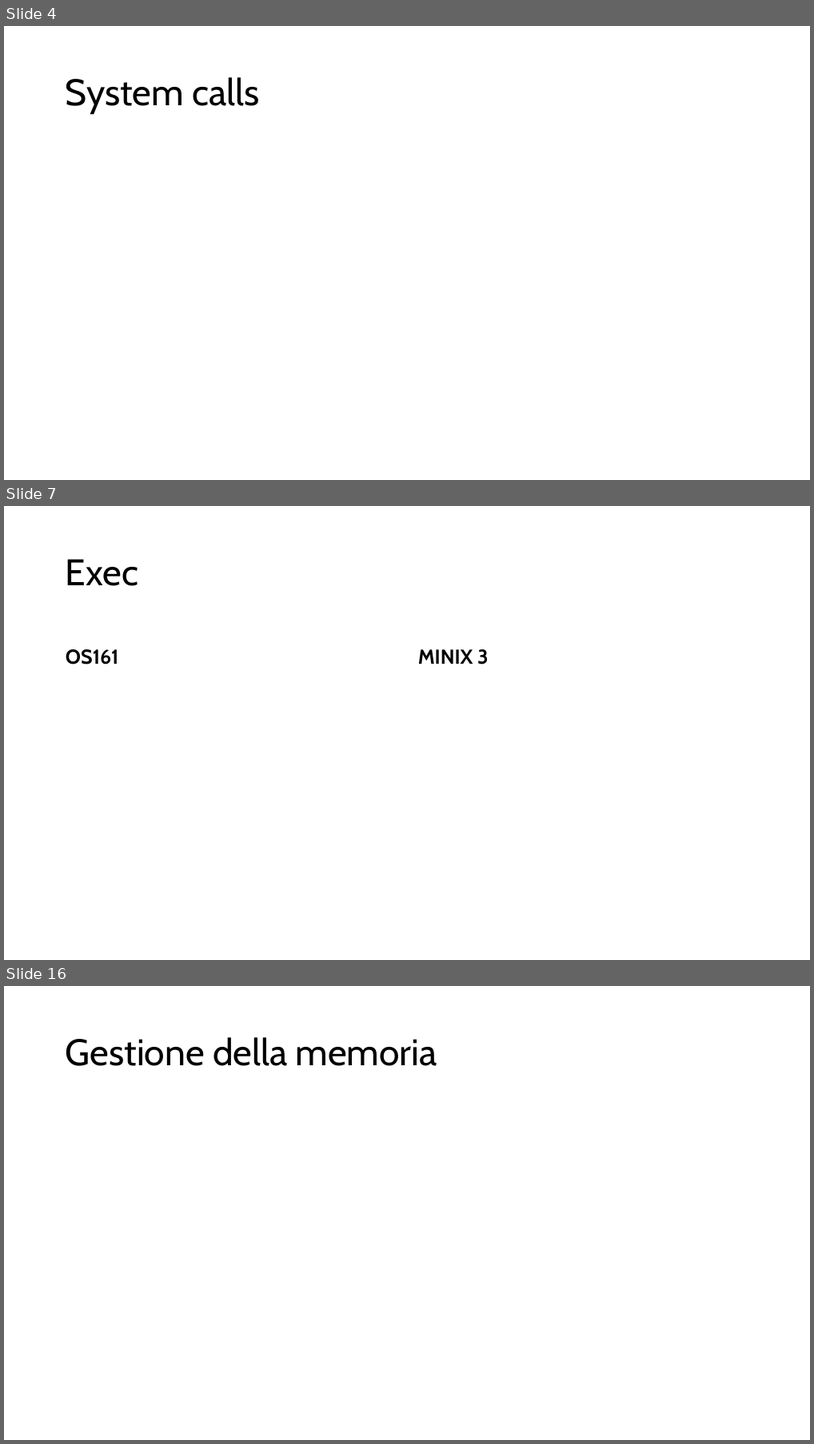
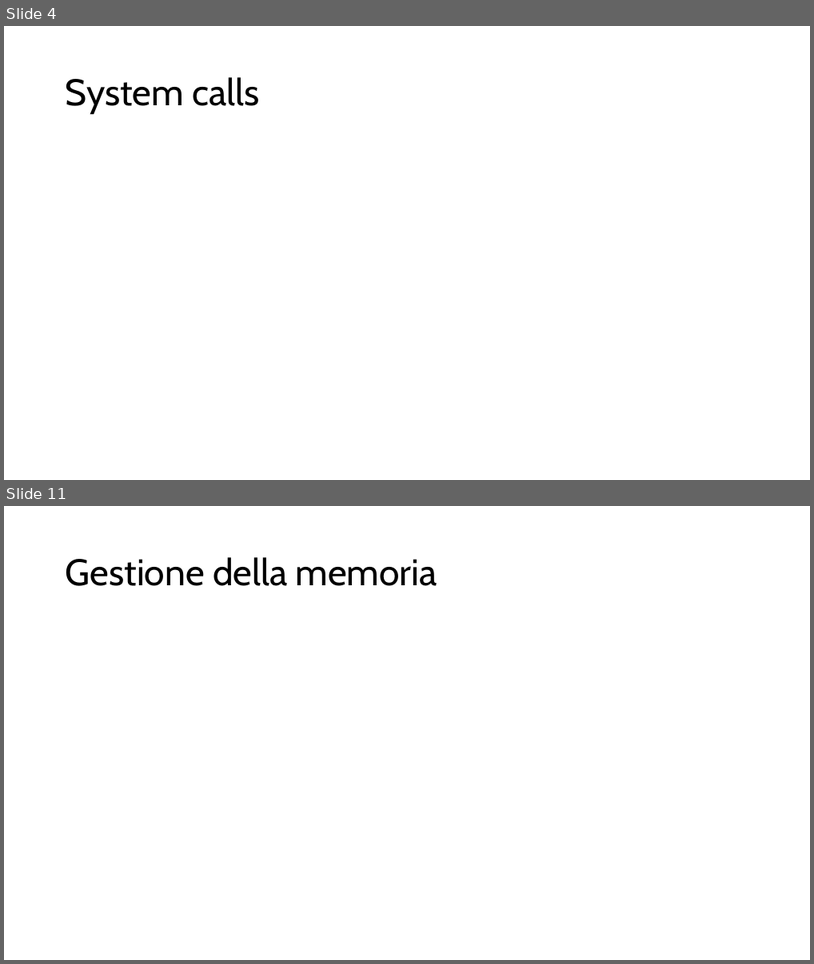
Before and after one commit to fraancyM/PintOS, a slide deck: Progetto_SO.pptx. Shown one above the other, each under a label of ours: slides 4, 7 and 16 before the commit, slides 4 and 11 after it; the slides between them are not shown. The pictures are 814x1444 and 814x964 pixels, drawn with LibreOffice and Linux fonts; fonts in the diff are those of the drawing. Boxes give left, top, right and bottom in pixels: in the first picture for what was removed or moved away, otherwise in the second. Text is boxed around its words. In the diff, an @@ line names an element or a change of style, - is before the commit and + after.

```diff
--- a/Progetto_SO.pptx
+++ b/Progetto_SO.pptx
@@ slide 7 removed at box(4, 506, 810, 960), background #FFFFFF @@
@@ title removed at box(66, 559, 138, 586) @@
-Exec
@@ text removed at box(66, 649, 119, 664) @@
-OS161
@@ text removed at box(418, 649, 489, 664) @@
-MINIX 3
@@ what was slide 16 is now slide 11 @@
```
Also in this commit, not shown: 10 slides changed, 4 other slides removed, 2 other files.
